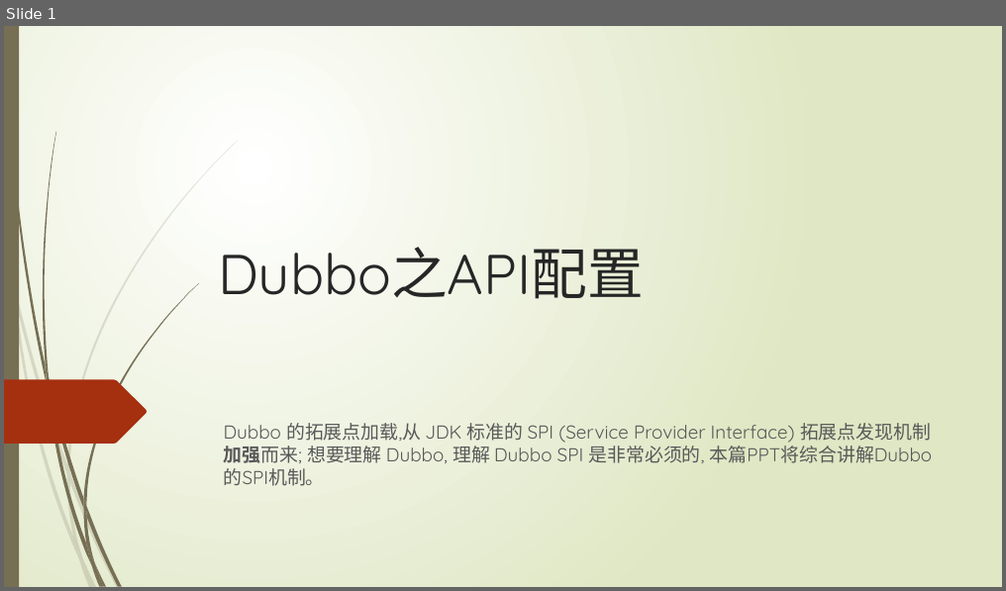
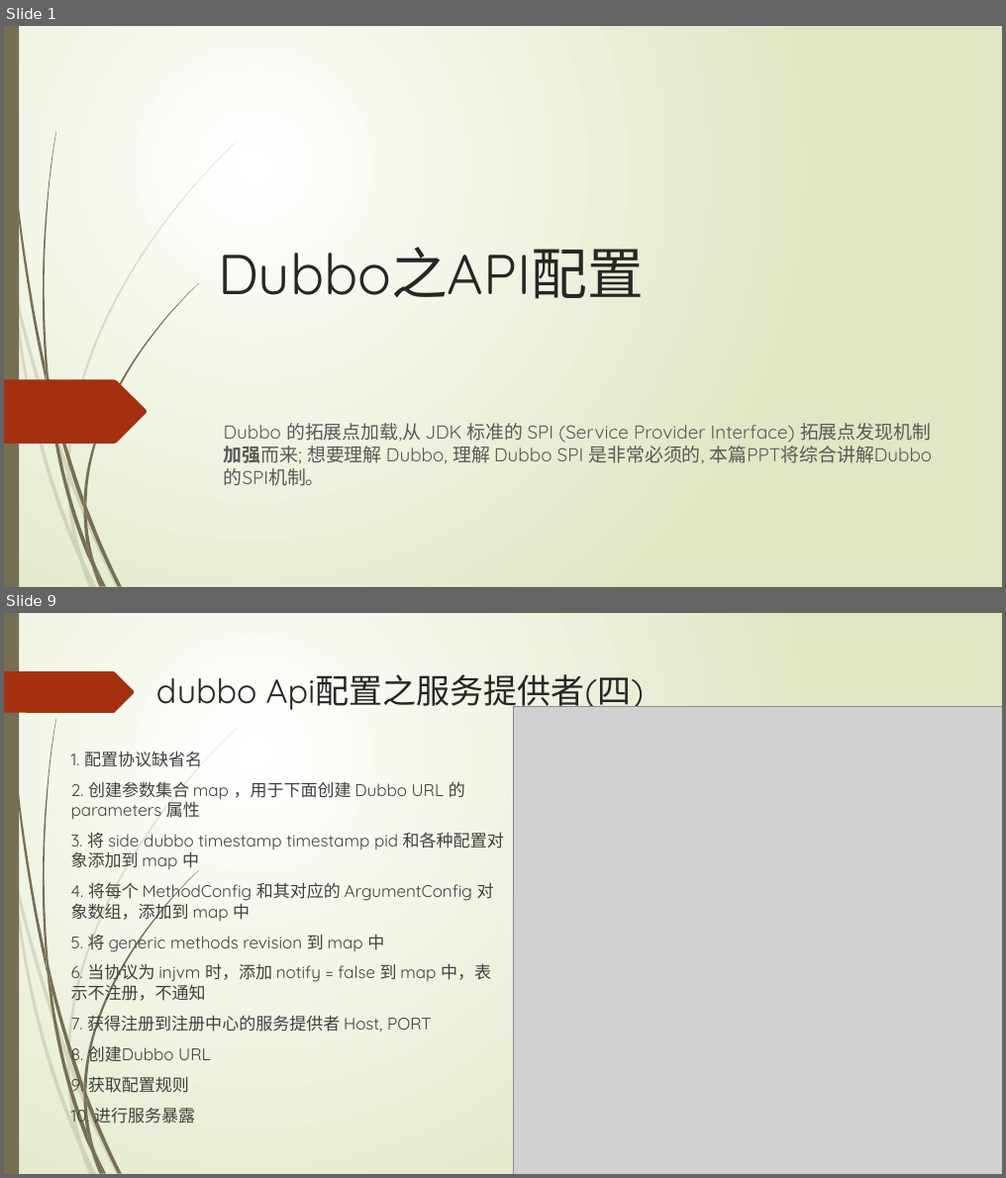
Before and after one commit to ityongman/Source_code_from-entry_to_giveup, a slide deck: dubbo/Dubbo 分析之API配置 v1.0 (二).pptx. Shown one above the other, each under a label of ours: slide 1 before the commit, slides 1 and 9 after it; the slides between them are not shown. The pictures are 1006x591 and 1006x1178 pixels, drawn with LibreOffice and Linux fonts; fonts in the diff are those of the drawing; grey boxes stand for pictures. Boxes give left, top, right and bottom in pixels: in the first picture for what was removed or moved away, otherwise in the second. Text is boxed around its words. In the diff, an @@ line names an element or a change of style, - is before the commit and + after.

Commit message:
增加dubbo服务暴露相关的ppt和对应的图例

```diff
--- a/dubbo/Dubbo 分析之API配置 v1.0 (二).pptx
+++ b/dubbo/Dubbo 分析之API配置 v1.0 (二).pptx
@@ slide 9 added at (x1=4, y1=613, x2=1002, y2=1174), background gradient #FFFFFF to #DFE8C4; not listed: 23 template elements that a slide beside it also shows @@
@@ freeform shape added at (x1=4, y1=671, x2=135, y2=713), fill #A53010 @@
@@ title added at (x1=156, y1=674, x2=644, y2=713), 32.4 pt, text #262626 @@
+dubbo Api配置之服务提供者(四)
@@ picture added at (x1=513, y1=707, x2=1002, y2=1174) @@
@@ text added at (x1=71, y1=751, x2=504, y2=1096), 16.2 pt, text #404040 @@
+1. 配置协议缺省名
+2. 创建参数集合 map ，用于下面创建 Dubbo URL 的 parameters 属性
+3. 将 side dubbo timestamp timestamp pid 和各种配置对象添加到 map 中
+4. 将每个 MethodConfig 和其对应的 ArgumentConfig 对象数组，添加到 map 中
+5. 将 generic methods revision 到 map 中
+6. 当协议为 injvm 时，添加 notify = false 到 map 中，表示不注册，不通知
+7. 获得注册到注册中心的服务提供者 Host, PORT
+8. 创建Dubbo URL
+9. 获取配置规则
+10. 进行服务暴露
```
Also in this commit, not shown: 12 other slides added, 23 slides removed, 6 other files.
